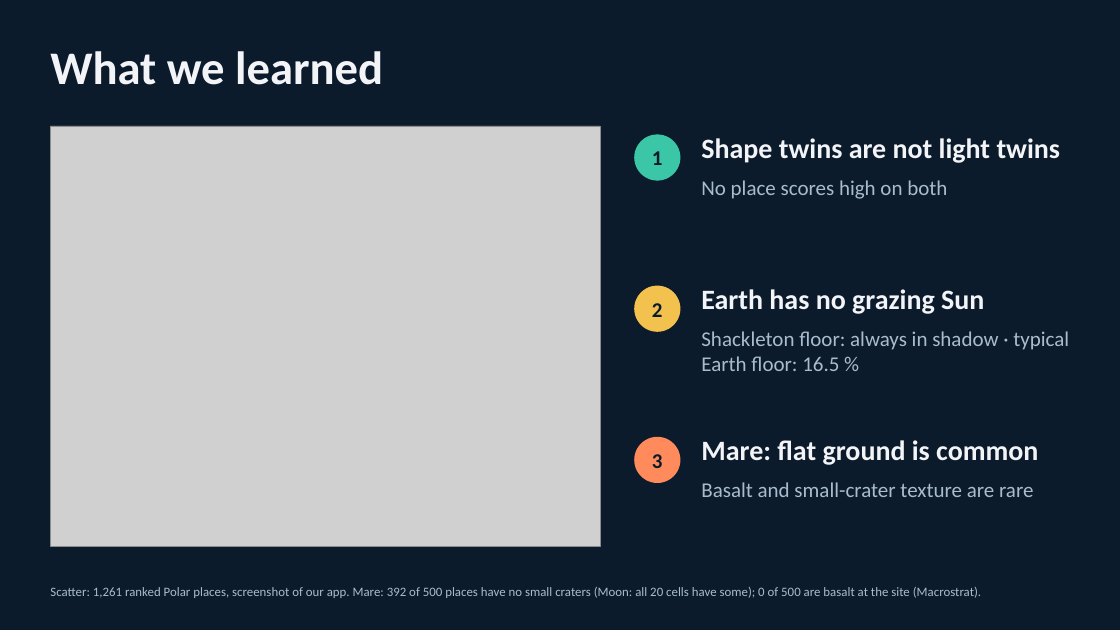
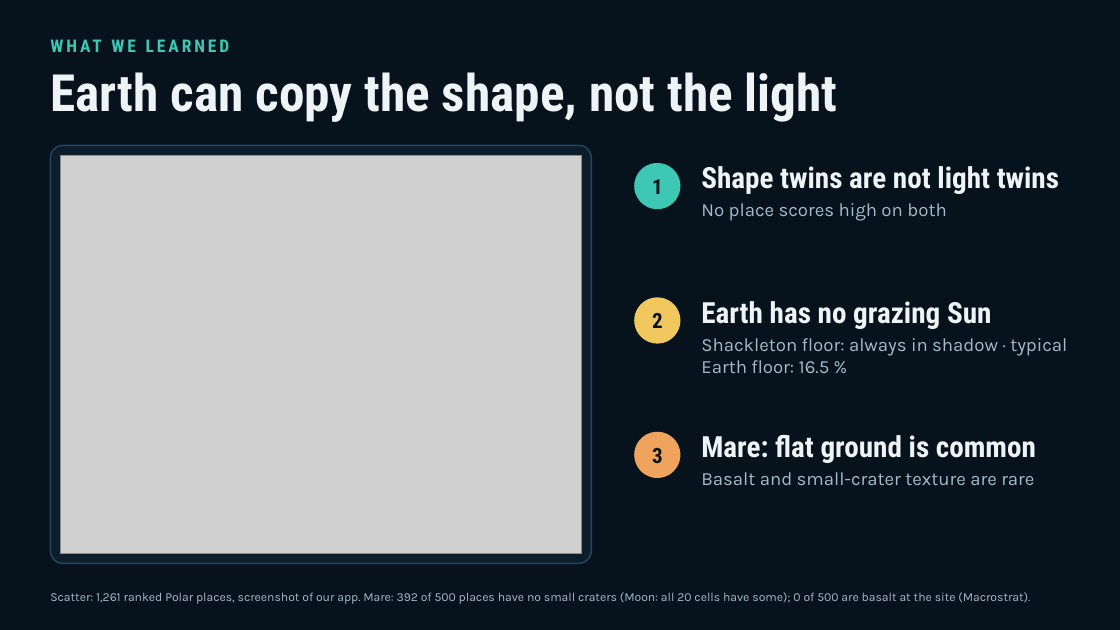
Before and after one commit to TLCasparS/EspaceOdyssey, a slide deck: slide 6 of pitch/Moon_Twins_on_Earth.pptx. Drawn at 1120x630 pixels with LibreOffice and Linux fonts; fonts in the diff are those of the drawing; grey boxes stand for pictures. Boxes give left, top, right and bottom in pixels: in the first picture for what was removed or moved away, otherwise in the second. Text is boxed around its words. In the diff, an @@ line names an element or a change of style, - is before the commit and + after.

```diff
--- a/pitch/Moon_Twins_on_Earth.pptx
+++ b/pitch/Moon_Twins_on_Earth.pptx
@@ background #0B1B2B to #06121C @@
@@ text at [50,51,383,85]: text changed; size 40 to 15 pt; font Calibri to Roboto Condensed; text colour #F2F4F7 to #3CC8B4 @@
-What we learned
+WHAT WE LEARNED
@@ text added at [50,72,838,122], 44 pt, text #EEF3F6, bold @@
+Earth can copy the shape, not the light
@@ rounded rectangle added at [50,145,592,564], fill #0C1E2C, outline #24465E 1.25 pt @@
@@ picture: place and size @@
-picture at [50,126,600,546]
+picture at [60,155,581,554]
@@ ellipse "1": place and size @@
-ellipse "1" at [634,134,681,181]
+ellipse "1" at [634,163,681,209]
@@ ellipse "1" at [634,163,681,209]: font Calibri to Roboto Condensed, text colour #0B1B2B to #06121C; fill #3CC6A8 to #3CC8B4 @@
@@ text "Shape twins are not light ...": place and size @@
-text "Shape twins are not light ..." at [701,138,1061,199]
+text "Shape twins are not light ..." at [701,166,1059,221]
@@ text "Shape twins are not light ..." at [701,166,1059,221]: size 24 to 25 pt, font Calibri to Roboto Condensed, text colour #F2F4F7 to #EEF3F6 in "Shape twins are not light twins"; size 18 to 16 pt, font Calibri to Karla, text colour #A9BCCF to #A7BAC7 in "No place scores high on both"; less space between paragraphs @@
@@ ellipse "2": place and size @@
-ellipse "2" at [634,286,681,332]
+ellipse "2" at [634,297,681,344]
@@ ellipse "2" at [634,297,681,344]: font Calibri to Roboto Condensed, text colour #0B1B2B to #06121C; fill #F2C14E to #F0C85D @@
@@ text "Earth has no grazing Sun": place and size @@
-text "Earth has no grazing Sun" at [701,289,1069,371]
+text "Earth has no grazing Sun" at [701,301,1067,373]
@@ text "Earth has no grazing Sun" at [701,301,1067,373]: size 24 to 25 pt, font Calibri to Roboto Condensed, text colour #F2F4F7 to #EEF3F6 in "Earth has no grazing Sun"; size 18 to 16 pt, font Calibri to Karla, text colour #A9BCCF to #A7BAC7 in "Shackleton floor: always in shadow · typical ..."; less space between paragraphs @@
@@ ellipse "3": place and size @@
-ellipse "3" at [634,437,681,483]
+ellipse "3" at [634,432,681,478]
@@ ellipse "3" at [634,432,681,478]: font Calibri to Roboto Condensed, text colour #0B1B2B to #06121C; fill #FF8A5B to #F0A35D @@
@@ text "Mare: flat ground is common" at [701,435,1036,485]: size 24 to 25 pt, font Calibri to Roboto Condensed, text colour #F2F4F7 to #EEF3F6 in "Mare: flat ground is common"; size 18 to 16 pt, font Calibri to Karla, text colour #A9BCCF to #A7BAC7 in "Basalt and small-crater texture are rare"; less space between paragraphs @@
@@ text "Scatter: 1,261 ranked Polar places, ..." at [50,592,1030,604]: size 11 to 10.5 pt, font Calibri to Karla, text colour #A9BCCF to #A7BAC7 @@
```
Also in this commit, not shown: 5 other slides changed, 1 slide added, 1 slide removed, 19 other files.
